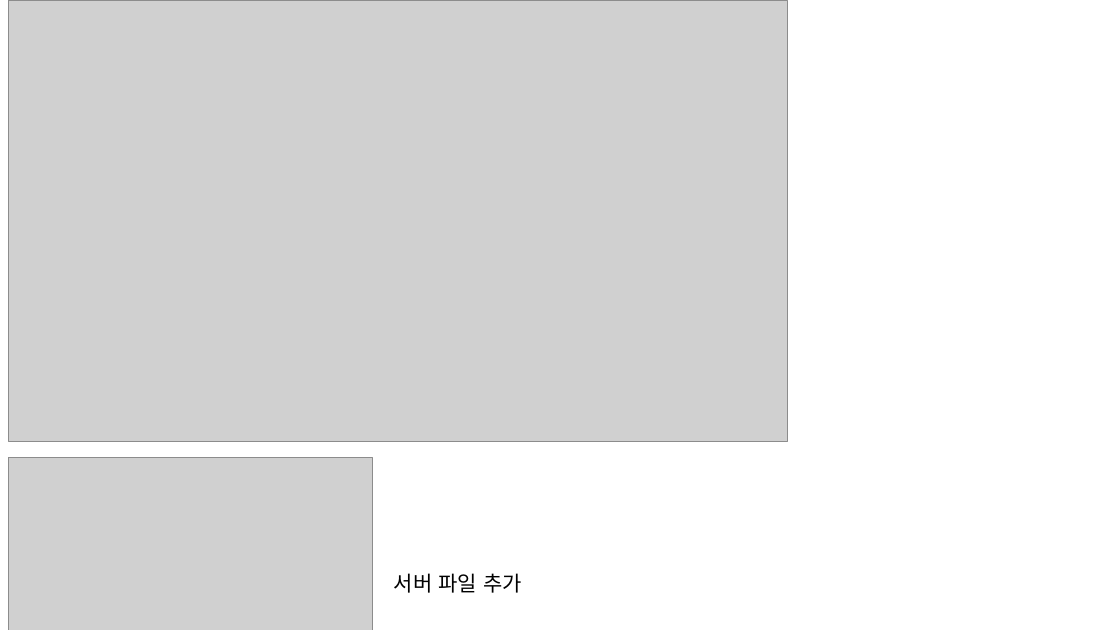
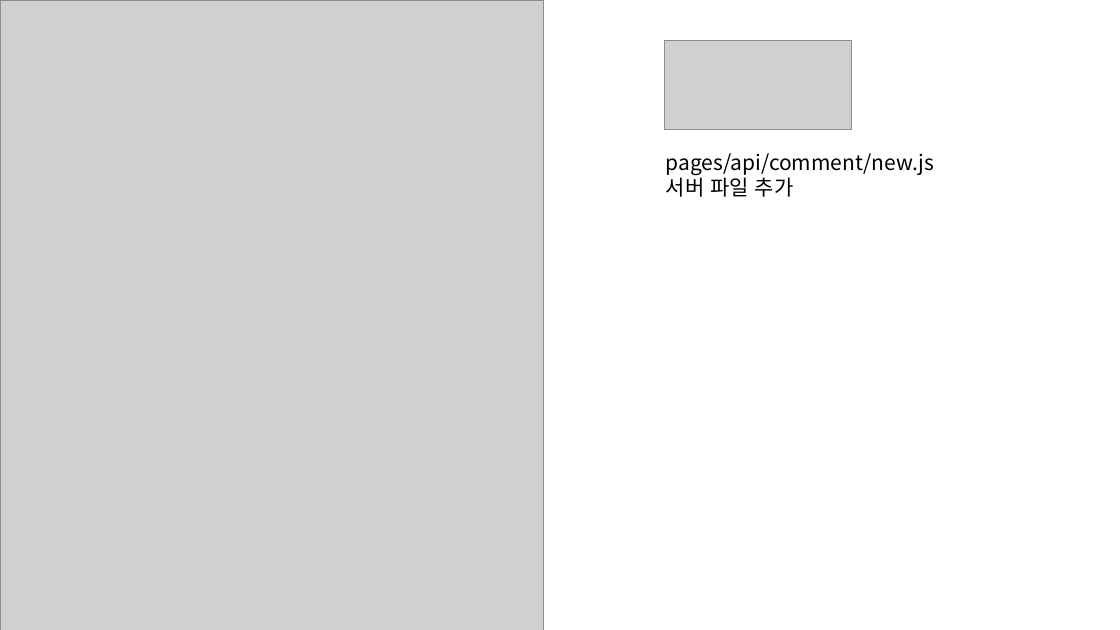
Before and after one commit to sonsungjong/next_board, a slide deck: slide 29 of next게시글.pptx. Drawn at 1120x630 pixels with LibreOffice and Linux fonts; fonts in the diff are those of the drawing; grey boxes stand for pictures. Boxes give left, top, right and bottom in pixels: in the first picture for what was removed or moved away, otherwise in the second. Text is boxed around its words. In the diff, an @@ line names an element or a change of style, - is before the commit and + after.

```diff
--- a/next게시글.pptx
+++ b/next게시글.pptx
@@ picture resized from (x1=8, y1=0, x2=787, y2=441) to (x1=0, y1=0, x2=544, y2=630) @@
@@ picture resized from (x1=8, y1=458, x2=371, y2=630) to (x1=665, y1=41, x2=852, y2=130) @@
@@ text "pages/api/comment/new.js" moved from (x1=394, y1=573, x2=522, y2=593) to (x1=666, y1=153, x2=934, y2=197) @@
@@ text at (x1=666, y1=153, x2=934, y2=175): paragraph added @@
+pages/api/comment/new.js
```
Also in this commit, not shown: 3 slides added, 1 slide removed, 2 other files.
